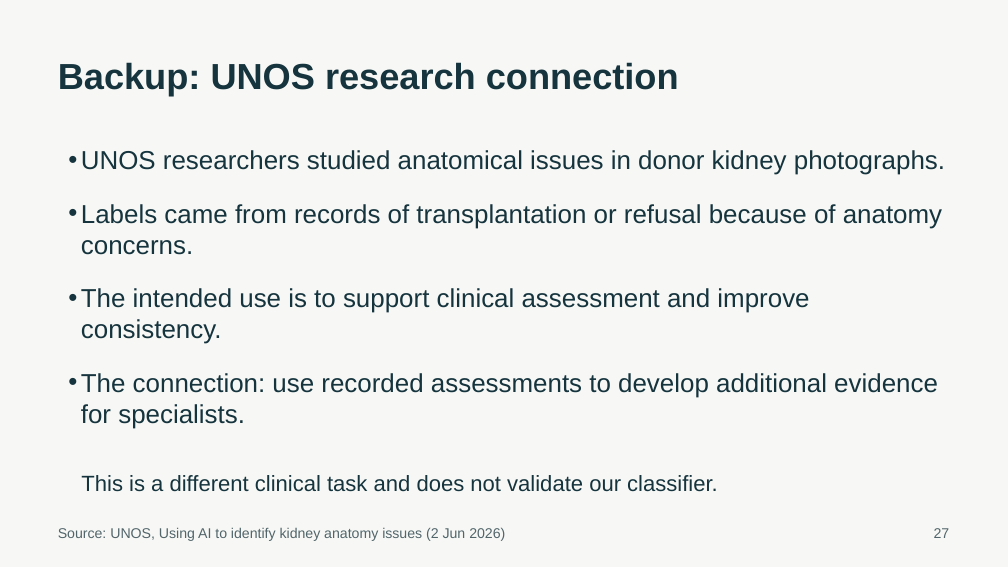
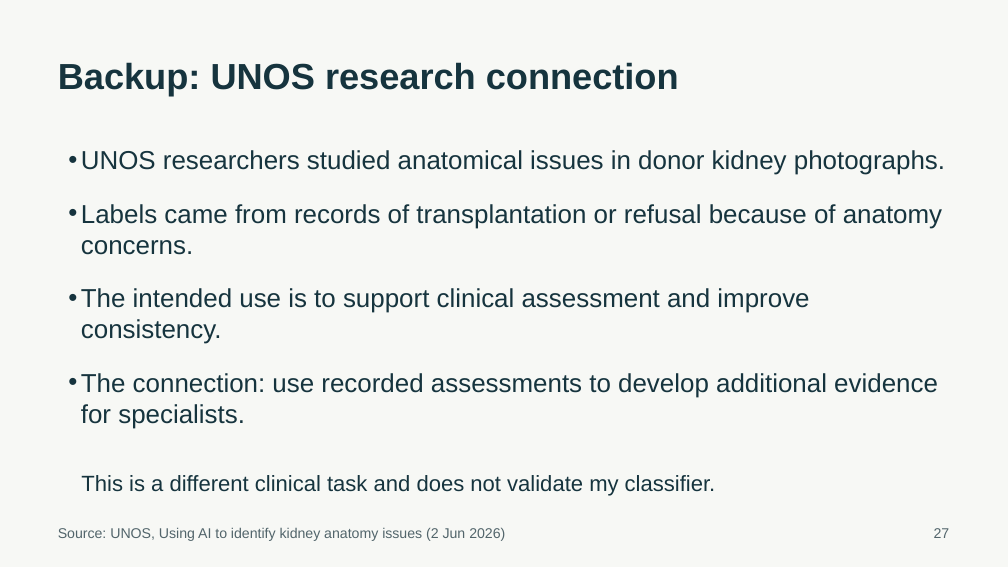
Before and after one commit to ca34525/Kidney-Biopsy-Rejection-Classifier, a slide deck: slide 27 of presentation/unos_kidney_biopsy.pptx. Drawn at 1008x567 pixels with LibreOffice and Linux fonts; fonts in the diff are those of the drawing. Boxes give left, top, right and bottom in pixels: in the first picture for what was removed or moved away, otherwise in the second. Text is boxed around its words. In the diff, an @@ line names an element or a change of style, - is before the commit and + after.

```diff
--- a/presentation/unos_kidney_biopsy.pptx
+++ b/presentation/unos_kidney_biopsy.pptx
@@ text at (81, 475, 716, 496): text changed @@
-This is a different clinical task and does not validate our classifier.
+This is a different clinical task and does not validate my classifier.
```
Also in this commit, not shown: 4 other slides changed, 13 other files.
